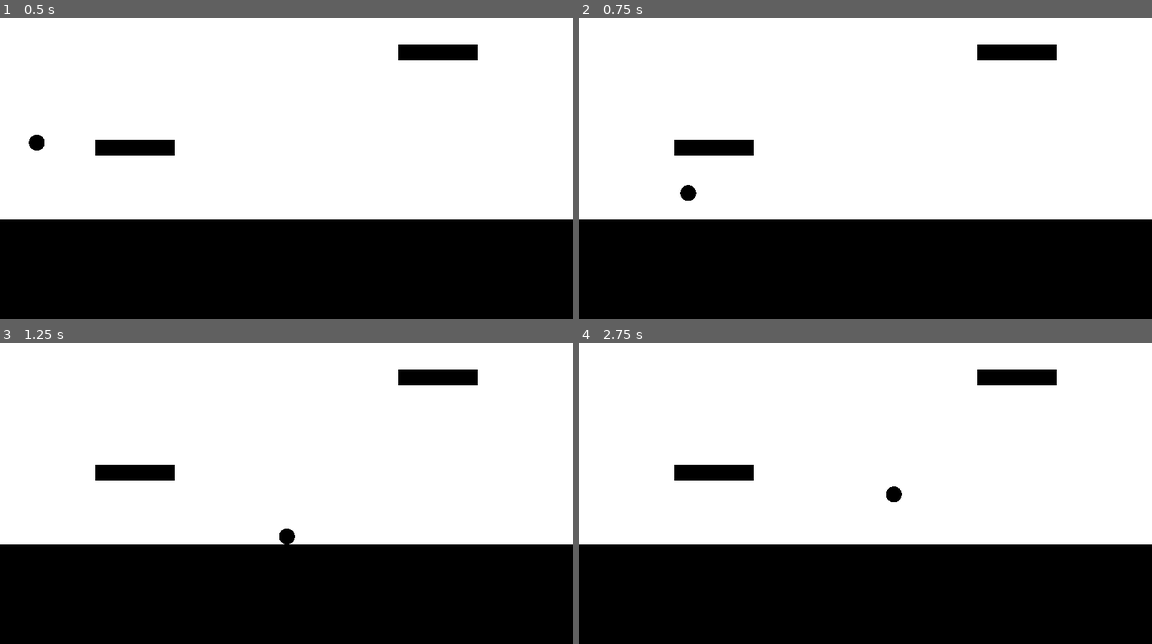
Above: before the commit, frames 1-4 (two rows, left to right).
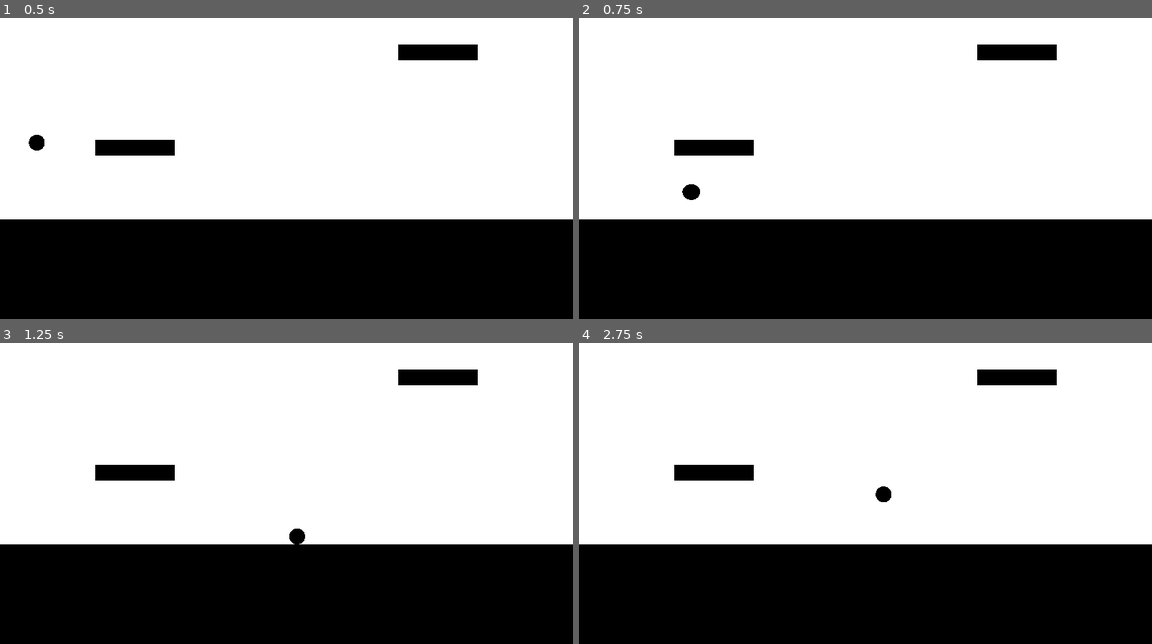
Above: after the commit, the same moments.

Repository: pedro-nadolny/AberrationJam
Game: Godot game, scene res://world.tscn
Same seed, same stepped clock (60 frames per second), same inputs: the game is played once before the commit and once after it.
Inputs:
- Up to frame 1 (0.5 s): no input
- Up to frame 2 (0.75 s): hold Right (move_right) from 0.53 s (still down); tap Space (dash) at 0.6 s
- Up to frame 3 (1.25 s): keep holding Right (move_right); tap Up (jump) at 0.77 s
- Up to frame 4 (2.75 s): tap Space (dash) at 1.35, 2.1 s; tap Up (jump) at 1.52 s; release Right (move_right) at 2.03 s; hold Left (move_left) from 2.03 s (still down)

Frame 1 is identical in both runs. In frame 2, less than 0.1% of the frame differs, in the area x 17-22%, y 55-61%; in frame 3, 0.2%; in frame 4, 0.2%, in the area x 51-57%, y 47-53%.

Commit message:
controller tweeks

Diff:
--- a/PlayerController.gd
+++ b/PlayerController.gd
@@ -11,7 +11,7 @@
 
 var dash_cooldown = 0
 var dash_float = 0
-var dash_force = 650
+var dash_force = 700
 var last_input_sign = 1
 
 
@@ -49,8 +49,8 @@
 	if abs(velocity.x) < 5:
 		velocity.x = 0
 
-	$Mesh.scale.x = move_toward($Mesh.scale.x, 1, delta * 10)
-	$Mesh.scale.y = move_toward($Mesh.scale.y, 1, delta * 10)
+	$Mesh.scale.x = move_toward($Mesh.scale.x, 1, delta * 5)
+	$Mesh.scale.y = move_toward($Mesh.scale.y, 1, delta * 5)
 	$Mesh.position.x = move_toward($Mesh.position.x, 0, delta * 50)
 	$Mesh.position.y = move_toward($Mesh.position.y, 0, delta * 50)
 
@@ -79,4 +79,4 @@
 	velocity.x += last_input_sign * dash_force
 	velocity.y = 0
 	$Mesh.scale = Vector2(1.7, 0.4)
-	$Mesh.position = Vector2(30, 8)
+	$Mesh.position = Vector2(30, 4)
